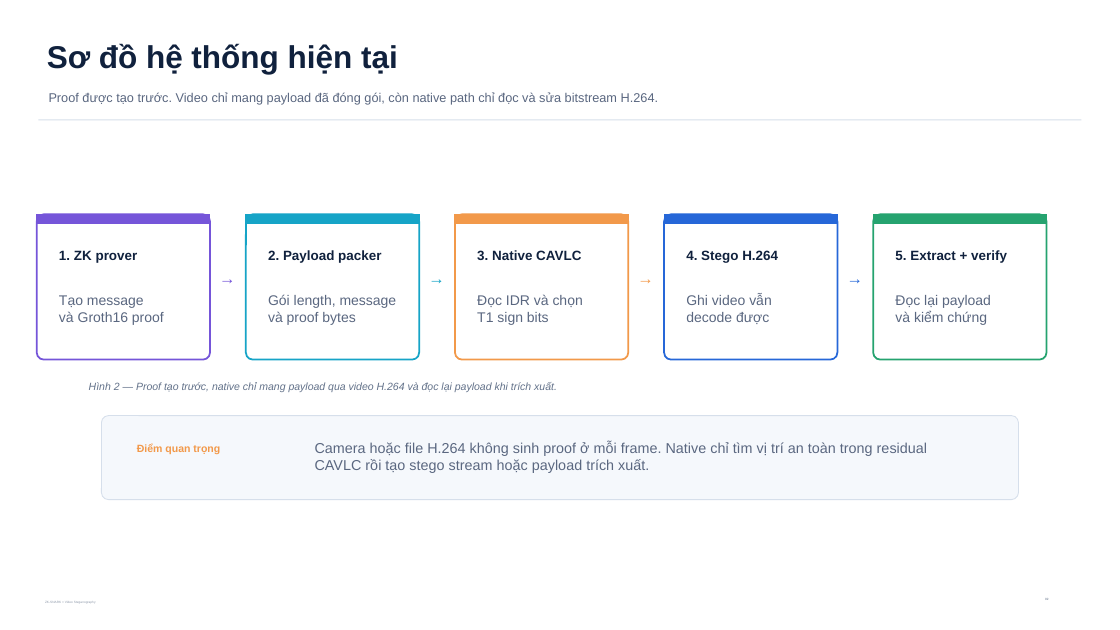
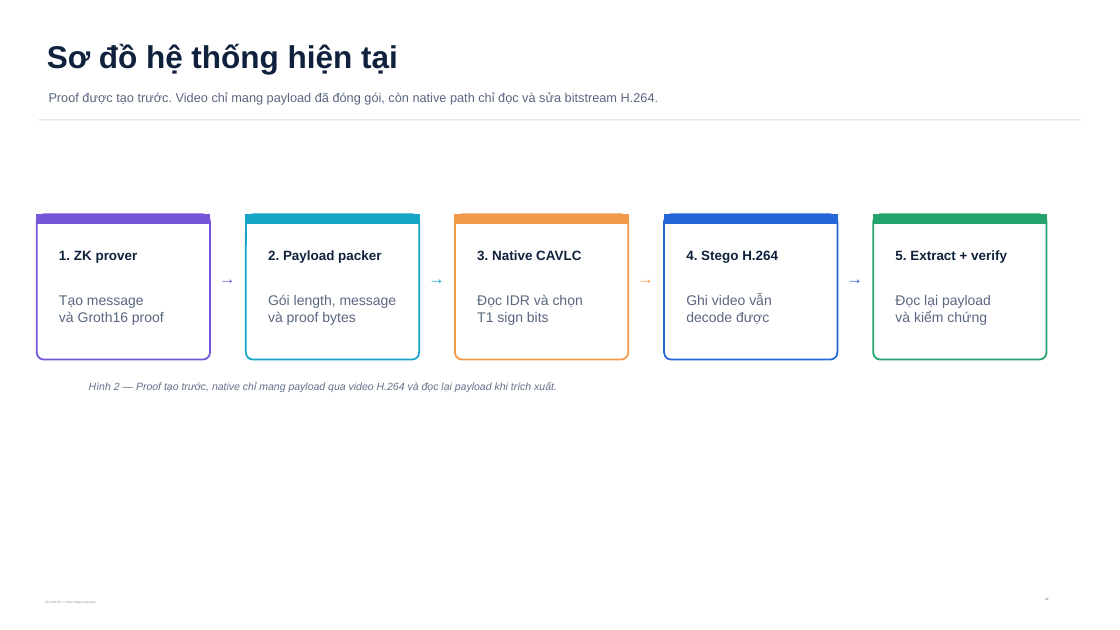
Before and after one commit to Saudadeeee/zk-snark-X-Steganography, a slide deck: slide 2 of VideoLevel/output/presentations/zkstego_computerphile_style_explainer_v24.pptx. Drawn at 1120x630 pixels with LibreOffice and Linux fonts; fonts in the diff are those of the drawing. Boxes give left, top, right and bottom in pixels: in the first picture for what was removed or moved away, otherwise in the second. Text is boxed around its words. In the diff, an @@ line names an element or a change of style, - is before the commit and + after.

```diff
--- a/VideoLevel/output/presentations/zkstego_computerphile_style_explainer_v24.pptx
+++ b/VideoLevel/output/presentations/zkstego_computerphile_style_explainer_v24.pptx
@@ rounded rectangle removed at box(102, 416, 1019, 500) @@
@@ text removed at box(137, 444, 220, 454) @@
-Điểm quan trọng
@@ text removed at box(315, 441, 927, 473) @@
-Camera hoặc file H.264 không sinh proof ở mỗi frame. Native chỉ tìm vị trí an toàn trong residual CAVLC rồi tạo stego stream hoặc payload trích xuất.
```
Also in this commit, not shown: 12 other slides changed, 18 other files.
